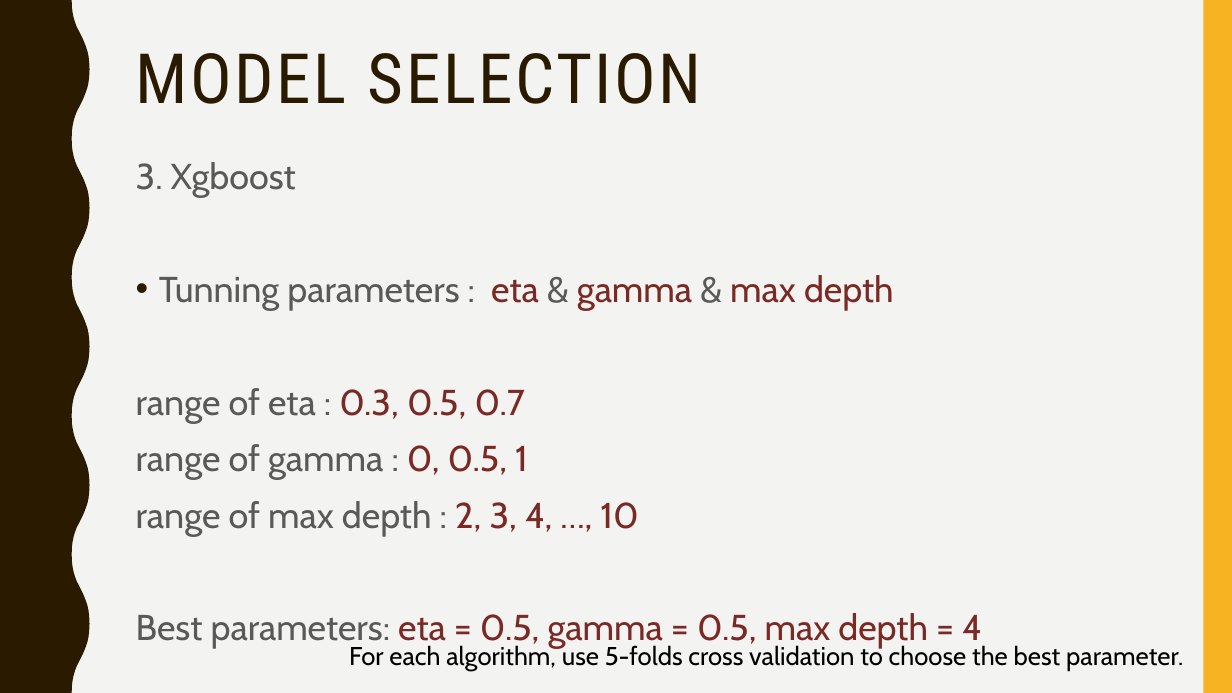
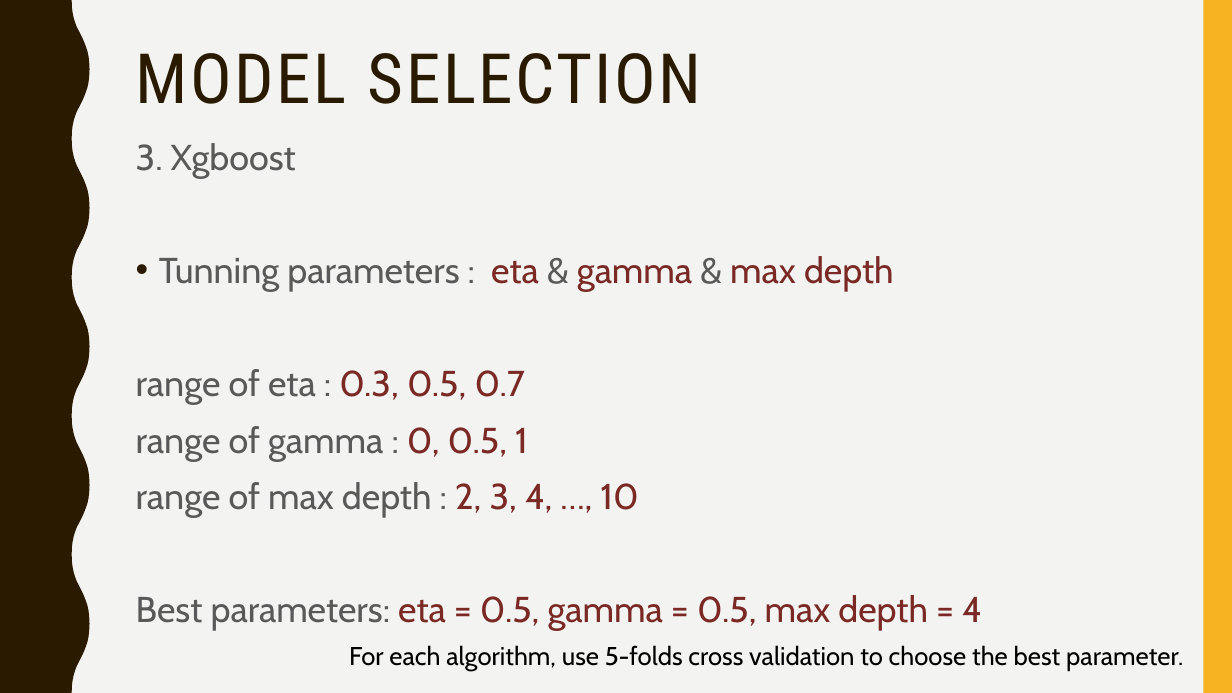
Before and after one commit to TZstatsADS/Spring2018-Project5-grp8, a slide deck: slide 7 of doc/presentation.pptx. Drawn at 1232x693 pixels with LibreOffice and Linux fonts; fonts in the diff are those of the drawing. Boxes give left, top, right and bottom in pixels: in the first picture for what was removed or moved away, otherwise in the second. Text is boxed around its words. In the diff, an @@ line names an element or a change of style, - is before the commit and + after.

```diff
--- a/doc/presentation.pptx
+++ b/doc/presentation.pptx
@@ text "3. Xgboost": place and size @@
-text "3. Xgboost" at box(136, 162, 982, 649)
+text "3. Xgboost" at box(136, 143, 982, 631)
```
Also in this commit, not shown: 3 other slides changed, 3 slides added.
